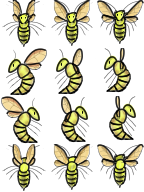
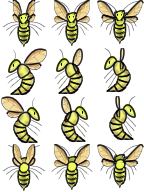
Two versions of the same layered image (w=144, h=192). Layer-by-layer changes:
renamed "Below the head" to "Head", painted on it over [68, 157, 76, 170]
